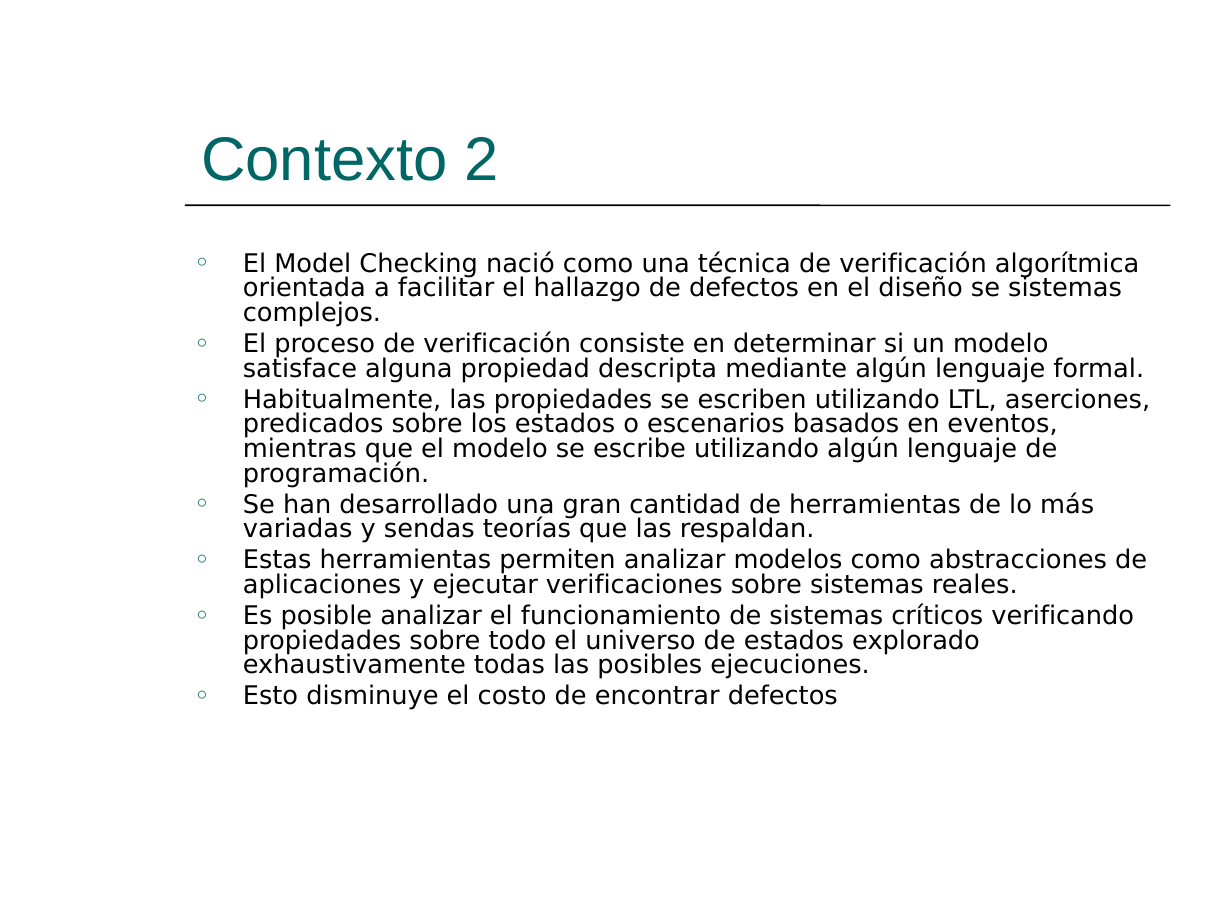
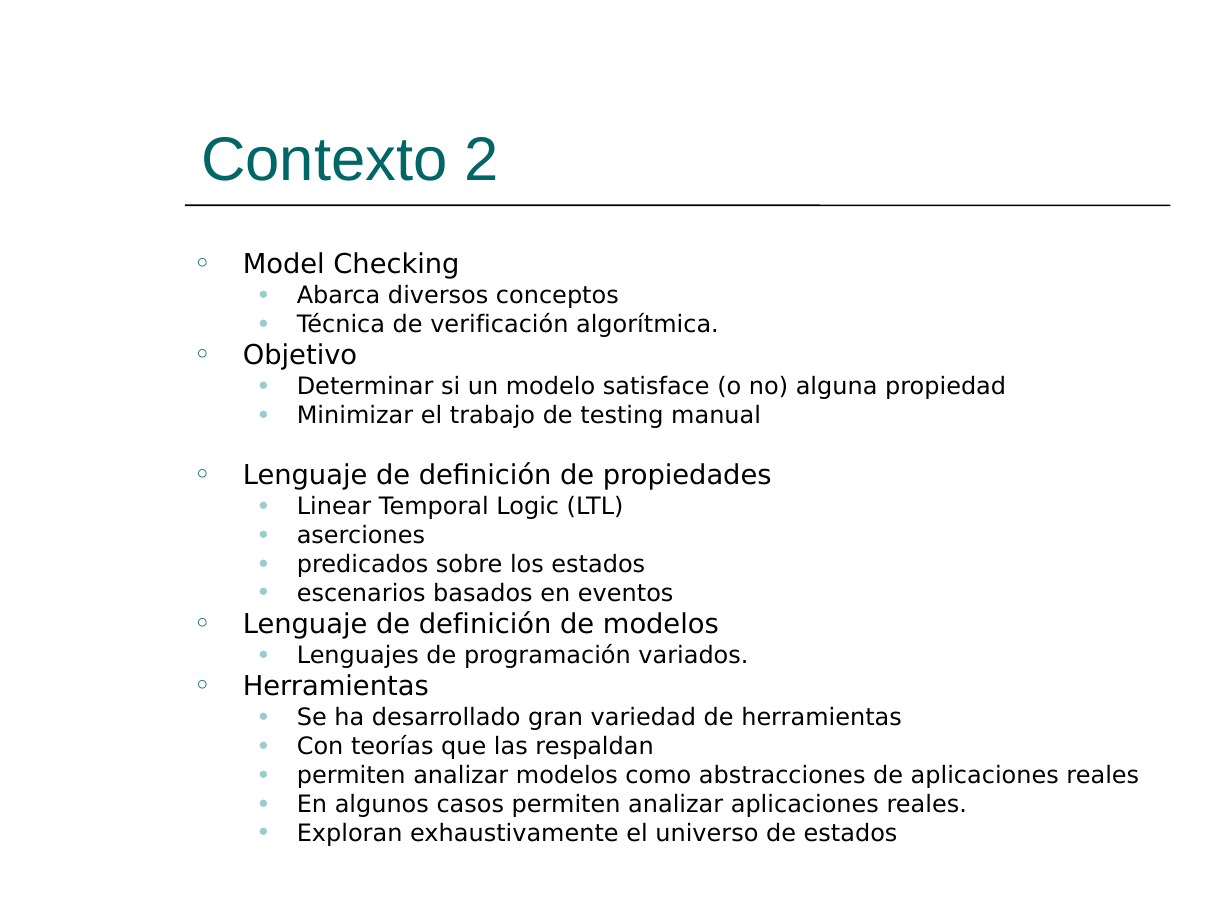
Before and after one commit to hugomelendez/tesis-jpf-2006, a slide deck: slide 5 of tesis-doc/Presentación.ppt. Drawn at 1232x924 pixels with LibreOffice and Linux fonts; fonts in the diff are those of the drawing. Boxes give left, top, right and bottom in pixels: in the first picture for what was removed or moved away, otherwise in the second. Text is boxed around its words. In the diff, an @@ line names an element or a change of style, - is before the commit and + after.

```diff
--- a/tesis-doc/Presentación.ppt
+++ b/tesis-doc/Presentación.ppt
@@ text at [243,252,1139,846]: text changed; size 15 to 14 pt @@
-○ El Model Checking nació como una técnica de verificación algorítmica orientada a facilitar el hallazgo de defectos en el diseño se sistemas complejos.
-○ El proceso de verificación consiste en determinar si un modelo satisface alguna propiedad descripta mediante algún lenguaje formal.
-○ Habitualmente, las propiedades se escriben utilizando LTL, aserciones, predicados sobre los estados o escenarios basados en eventos, mientras que el modelo se escribe utilizando algún lenguaje de programación.
-○ Se han desarrollado una gran cantidad de herramientas de lo más variadas y sendas teorías que las respaldan.
-○ Estas herramientas permiten analizar modelos como abstracciones de aplicaciones y ejecutar verificaciones sobre sistemas reales.
-○ Es posible analizar el funcionamiento de sistemas críticos verificando propiedades sobre todo el universo de estados explorado exhaustivamente todas las posibles ejecuciones.
-○ Esto disminuye el costo de encontrar defectos
+○ Model Checking
+  ● Abarca diversos conceptos
+  ● Técnica de verificación algorítmica.
+○ Objetivo
+  ● Determinar si un modelo satisface (o no) alguna propiedad
+  ● Minimizar el trabajo de testing manual
+○ Lenguaje de definición de propiedades
+  ● Linear Temporal Logic (LTL)
+  ● aserciones
+  ● predicados sobre los estados
+  ● escenarios basados en eventos
+○ Lenguaje de definición de modelos
+  ● Lenguajes de programación variados.
+○ Herramientas
+  ● Se ha desarrollado gran variedad de herramientas
+  ● Con teorías que las respaldan
+  ● permiten analizar modelos como abstracciones de aplicaciones reales
+  ● En algunos casos permiten analizar aplicaciones reales.
+  ● Exploran exhaustivamente el universo de estados
```
Also in this commit, not shown: 27 other slides changed, 2 slides added, 1 slide removed.
